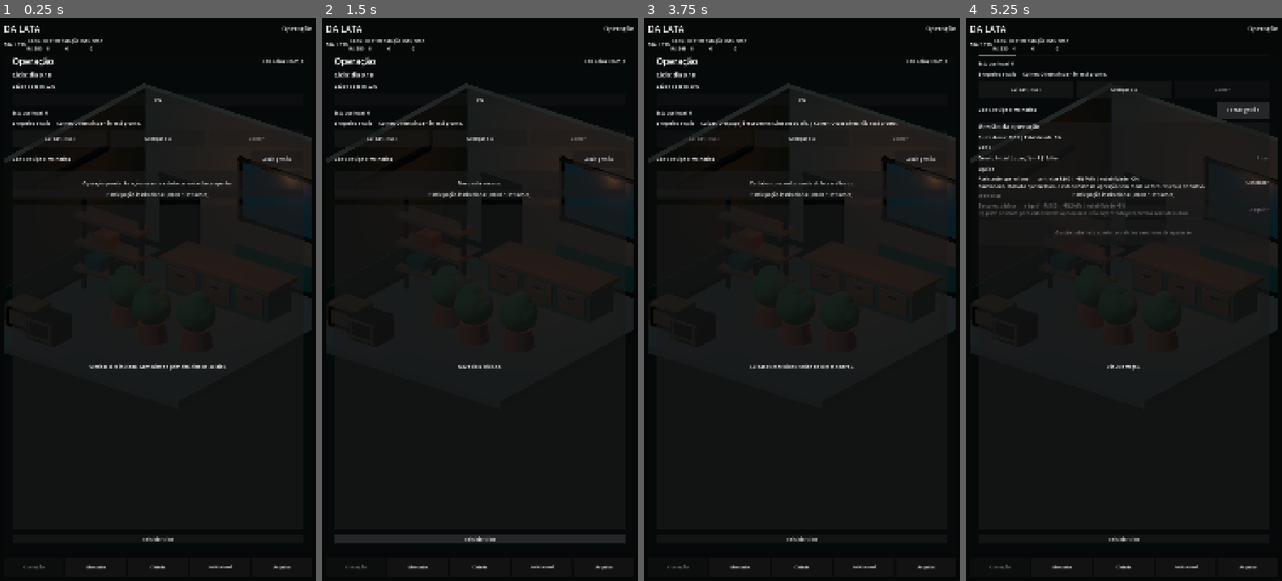
Above: before the commit, frames 1-4 (left to right).
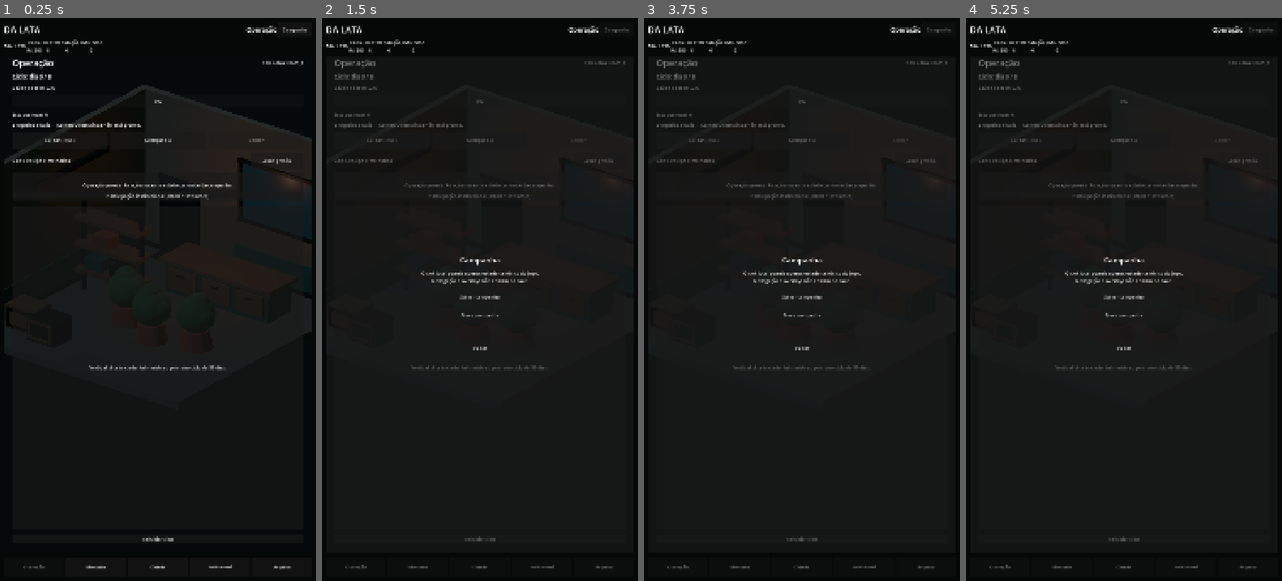
Above: after the commit, the same moments.

Repository: az1nn/growing-rio
Game: Godot game, scene res://scenes/shell/game_shell.tscn
Same seed, same stepped clock (60 frames per second), same inputs: the game is played once before the commit and once after it.
Inputs (mouse positions are in pixels of both pictures, inside the frame that each line leads up to):
- Up to frame 1 (0.25 s): no input
- Up to frame 2 (1.5 s): click (615, 29) at 0.5 s, where only the run after the commit has a clickable "Campanha"; click "Reiniciar ciclo" at 1.25 s
- Up to frame 3 (3.75 s): click "Reiniciar ciclo" at 2 s; click "Reiniciar ciclo" at 2.75 s; click "Cuidar (-R$5)" at 3.5 s
- Up to frame 4 (5.25 s): click "Avançar dia" at 4.25 s; click "Abrir gestão" at 5 s

The runs differ from the first frame. In frame 1, 2.5% of the frame differs, in the area x 1-99%, y 1-63%; in frame 2, 2.8%; in frame 3, 3.0%; in frame 4, 4.1%, in the area x 1-99%, y 1-98%.
Error before the commit: Invalid assignment of property or key 'disabled' with value of type 'bool' on a base object of type 'null instance'. (res://scenes/shell/game_shell.gd:172)

Commit message:
feat(rb-11): expose campaign menu in shell

Diff:
--- a/scenes/shell/game_shell.tscn
+++ b/scenes/shell/game_shell.tscn
@@ -62,6 +62,12 @@
 text = "Operação"
 horizontal_alignment = 2
 
+[node name="CampaignButton" type="Button" parent="Margin/Layout/Header/TitleRow"]
+unique_name_in_owner = true
+custom_minimum_size = Vector2(116, 48)
+layout_mode = 2
+text = "Campanha"
+
 [node name="GlobalStatus" type="GridContainer" parent="Margin/Layout/Header"]
 layout_mode = 2
 columns = 5
@@ -300,6 +306,7 @@
 theme_override_font_sizes/font_size = 15
 text = "Arquivo"
 
+[connection signal="pressed" from="Margin/Layout/Header/TitleRow/CampaignButton" to="." method="_on_campaign_pressed"]
 [connection signal="pressed" from="Margin/Layout/ContentRow/WideNav/WideOperationButton" to="." method="_on_operation_pressed"]
 [connection signal="pressed" from="Margin/Layout/ContentRow/WideNav/WideMarketButton" to="." method="_on_market_pressed"]
 [connection signal="pressed" from="Margin/Layout/ContentRow/WideNav/WideCityButton" to="." method="_on_city_pressed"]
